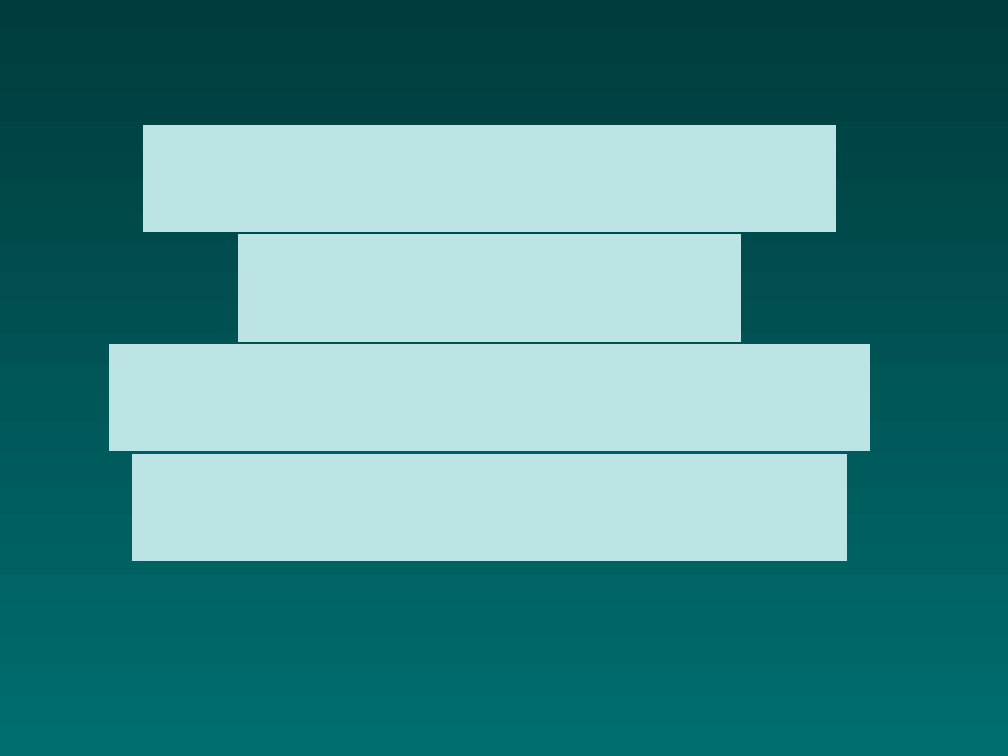
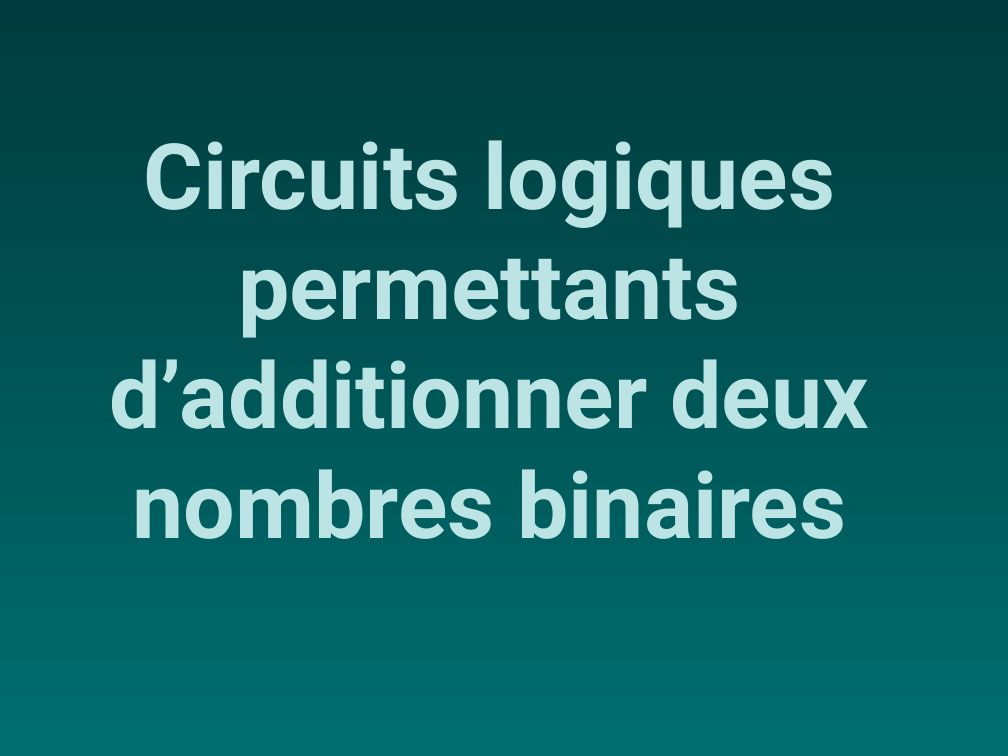
Before and after one commit to C4ST0R/Additionneurs-Presentation, a slide deck: slide 1 of circuitsadditionneursbinaires.odp. Drawn at 1008x756 pixels with LibreOffice and Linux fonts; fonts in the diff are those of the drawing. Boxes give left, top, right and bottom in pixels: in the first picture for what was removed or moved away, otherwise in the second. Text is boxed around its words. In the diff, an @@ line names an element or a change of style, - is before the commit and + after.

```diff
--- a/circuitsadditionneursbinaires.odp
+++ b/circuitsadditionneursbinaires.odp
@@ title "Circuits logiques permettants d’additionner deux ..." at [109, 140, 869, 539]: highlight #BCE4E5 to none @@
```
Also in this commit, not shown: 1 other slide changed, 3 slides added.
